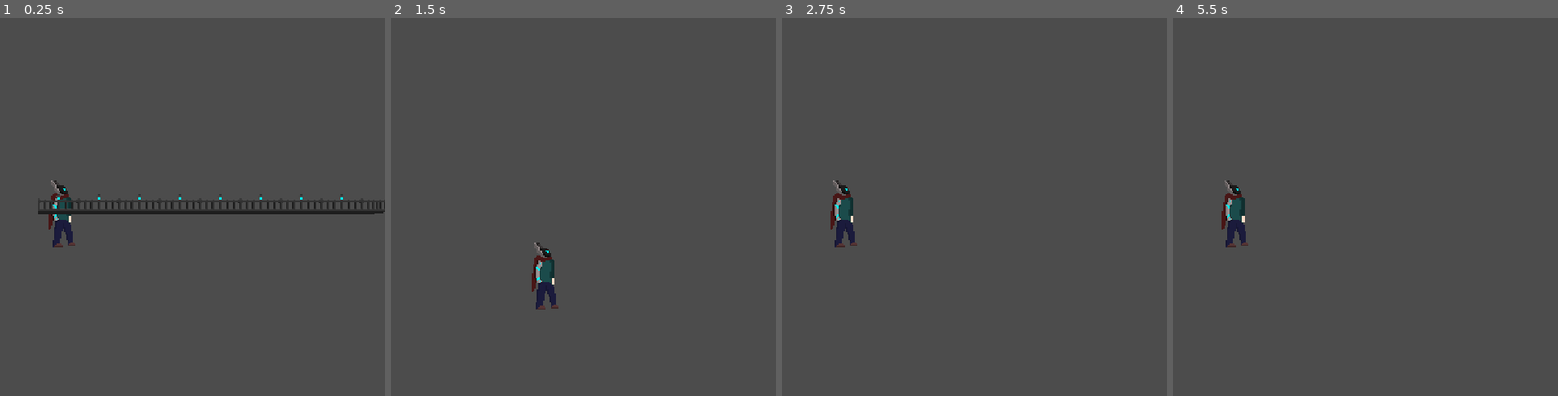
Above: before the commit, frames 1-4 (left to right).
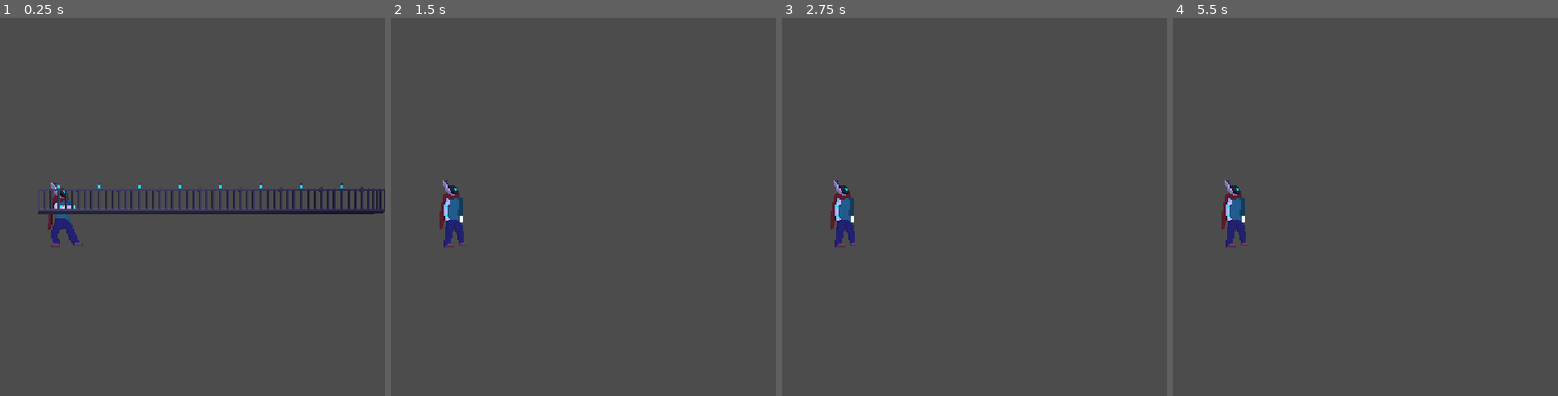
Above: after the commit, the same moments.

Repository: ectucker1/KSUJam_2020
Game: Godot game, scene res://TestStage.tscn
The game is run twice, just before and just after one commit, with the same random seed, the same clock (stepped at 60 frames per second) and the same inputs.
Inputs (mouse positions are in pixels of both pictures, inside the frame that each line leads up to):
- Up to frame 1 (0.25 s): no input
- Up to frame 2 (1.5 s): move the mouse to (595, 188) at 0.52 s; hold Right mouse button (move_recall) 0.53-1.28 s; hold D (move_right) from 0.53 s (still down); tap Space (move_jump) at 0.77 s; move the mouse to (outside the picture) at 1.27 s; click (outside the picture) at 1.35 s
- Up to frame 3 (2.75 s): tap Space (move_jump) at 1.52 s; move the mouse to (909, 123) at 2.02 s; release D (move_right) at 2.03 s; hold A (move_left) from 2.03 s (still down); hold Shift (move_warp) from 2.03 s (still down)
- Up to frame 4 (5.5 s): tap Enter at 2.75, 4.25 s; move the mouse to (1203, 282) at 2.77 s; release A (move_left) at 2.78 s; release Shift (move_warp) at 2.78 s; hold D (move_right) 2.78-4.28 s; right-click (1203, 282) at 2.85 s; tap Space (move_jump) at 3.02, 3.5, 3.77, 4.52, 5 s; move the mouse to (1427, 263) at 3.52 s; press the mouse at (1427, 263) at 3.53 s; move the mouse to (outside the picture) at 4.27 s; release the mouse at (outside the picture) at 4.28 s; hold A (move_left) 4.28-5.03 s; tap Shift (move_warp) at 4.35 s; move the mouse to (1265, 207) at 5.02 s; hold D (move_right) from 5.03 s (still down); hold Right mouse button (move_recall) from 5.03 s (still down)

The runs differ from the first frame. In frame 1, 3.0% of the frame differs, in the area x 9-100%, y 42-61%; in frame 2, 1.5%; in frame 3, 0.6%; in frame 4, 0.6%.

Commit message:
Shooting effects

Diff:
--- a/Core/Dagger.gd
+++ b/Core/Dagger.gd
@@ -23,6 +23,7 @@
 
 	# Actually move
 	move_and_slide(velocity, Vector2.UP, true, 1, PI / 8, true)
+	rotation = velocity.angle()
 
 	# Bounce and disable on hit
 	if enabled:
--- a/Core/Dagger.tscn
+++ b/Core/Dagger.tscn
@@ -1,9 +1,29 @@
-[gd_scene load_steps=3 format=2]
+[gd_scene load_steps=6 format=2]
 
 [ext_resource path="res://Core/Dagger.gd" type="Script" id=1]
+[ext_resource path="res://Assets/Entities/shootyHand.png" type="Texture" id=2]
+[ext_resource path="res://Assets/DefaultLight.png" type="Texture" id=3]
 
 [sub_resource type="RectangleShape2D" id=1]
-extents = Vector2( 7, 4 )
+extents = Vector2( 3, 2.5 )
+
+[sub_resource type="Animation" id=2]
+resource_name = "Shoot"
+length = 0.45
+loop = true
+step = 0.05
+tracks/0/type = "value"
+tracks/0/path = NodePath(".:frame")
+tracks/0/interp = 1
+tracks/0/loop_wrap = true
+tracks/0/imported = false
+tracks/0/enabled = true
+tracks/0/keys = {
+"times": PoolRealArray( 0, 0.15, 0.3 ),
+"transitions": PoolRealArray( 1, 1, 1 ),
+"update": 1,
+"values": [ 0, 1, 2 ]
+}
 
 [node name="Dagger" type="KinematicBody2D"]
 collision_layer = 2
@@ -15,3 +35,14 @@
 
 [node name="Camera" type="Camera2D" parent="."]
 zoom = Vector2( 0.5, 0.5 )
+
+[node name="Sprite" type="Sprite" parent="."]
+position = Vector2( -1, -0.5 )
+texture = ExtResource( 2 )
+hframes = 3
+
+[node name="AnimationPlayer" type="AnimationPlayer" parent="Sprite"]
+anims/Shoot = SubResource( 2 )
+
+[node name="Light2D" type="Light2D" parent="."]
+texture = ExtResource( 3 )
--- /dev/null
+++ b/Core/Lighting.tscn
@@ -0,0 +1,6 @@
+[gd_scene format=2]
+
+[node name="CanvasLayer" type="CanvasLayer"]
+
+[node name="CanvasModulate" type="CanvasModulate" parent="."]
+color = Color( 0.14902, 0.0196078, 0.435294, 1 )
--- a/Core/Player.tscn
+++ b/Core/Player.tscn
@@ -1,7 +1,55 @@
-[gd_scene load_steps=4 format=2]
+[gd_scene load_steps=7 format=2]
 
 [ext_resource path="res://Core/PlayerMovement.gd" type="Script" id=1]
 [ext_resource path="res://Assets/Entities/Sunsetseeker.png" type="Texture" id=2]
+[ext_resource path="res://Assets/DefaultLight.png" type="Texture" id=3]
+
+[sub_resource type="Animation" id=2]
+resource_name = "Idle"
+loop = true
+tracks/0/type = "value"
+tracks/0/path = NodePath("Sprite:frame")
+tracks/0/interp = 1
+tracks/0/loop_wrap = true
+tracks/0/imported = false
+tracks/0/enabled = true
+tracks/0/keys = {
+"times": PoolRealArray( 0 ),
+"transitions": PoolRealArray( 1 ),
+"update": 1,
+"values": [ 0 ]
+}
+
+[sub_resource type="Animation" id=3]
+resource_name = "Shoot"
+length = 0.55
+step = 0.05
+tracks/0/type = "value"
+tracks/0/path = NodePath("Sprite:frame")
+tracks/0/interp = 1
+tracks/0/loop_wrap = true
+tracks/0/imported = false
+tracks/0/enabled = true
+tracks/0/keys = {
+"times": PoolRealArray( 0, 0.2, 0.3 ),
+"transitions": PoolRealArray( 1, 1, 1 ),
+"update": 1,
+"values": [ 0, 1, 2 ]
+}
+tracks/1/type = "method"
+tracks/1/path = NodePath(".")
+tracks/1/interp = 1
+tracks/1/loop_wrap = true
+tracks/1/imported = false
+tracks/1/enabled = true
+tracks/1/keys = {
+"times": PoolRealArray( 0.25 ),
+"transitions": PoolRealArray( 1 ),
+"values": [ {
+"args": [  ],
+"method": "fire_hand"
+} ]
+}
 
 [sub_resource type="RectangleShape2D" id=1]
 extents = Vector2( 8, 24 )
@@ -12,11 +60,18 @@
 [node name="Sprite" type="Sprite" parent="."]
 position = Vector2( 4, 0 )
 texture = ExtResource( 2 )
+hframes = 3
+frame = 2
 __meta__ = {
 "_edit_lock_": true
 }
 
+[node name="AnimationPlayer" type="AnimationPlayer" parent="."]
+anims/Idle = SubResource( 2 )
+anims/Shoot = SubResource( 3 )
+
 [node name="Shape" type="CollisionShape2D" parent="."]
+visible = false
 position = Vector2( 0, 8 )
 shape = SubResource( 1 )
 
@@ -26,3 +81,7 @@
 __meta__ = {
 "_edit_lock_": true
 }
+
+[node name="Light2D" type="Light2D" parent="."]
+position = Vector2( 0, 4 )
+texture = ExtResource( 3 )
--- a/Core/PlayerMovement.gd
+++ b/Core/PlayerMovement.gd
@@ -72,14 +72,12 @@
 	# Throwing time
 	if throw_last_pressed < INPUT_RECALL_TIME:
 		if dagger == null:
-			dagger = dagger_scene.instance()
-			dagger.throw_direction = (get_global_mouse_position() - global_position).normalized()
-			dagger.global_position = global_position
-			get_parent().add_child(dagger)
-			dagger.get_node("Camera").current = true
+			$AnimationPlayer.play("Shoot")
+			$AnimationPlayer.queue("Idle")
 			throw_last_pressed = INF
 			jump_last_pressed = INF
 			recall_last_pressed = INF
+			input_direction = Vector2.ZERO
 
 	# Recall dagger
 	if recall_last_pressed < INPUT_RECALL_TIME:
@@ -91,6 +89,13 @@
 
 	# Actually move
 	move_and_slide(velocity, Vector2.UP, true, 4, PI / 4, true)
+
+func fire_hand():
+	dagger = dagger_scene.instance()
+	dagger.throw_direction = (get_global_mouse_position() - global_position).normalized()
+	dagger.global_position = global_position
+	get_parent().add_child(dagger)
+	dagger.get_node("Camera").current = true
 
 func _input(event):
 	# If not currently controlling the dagger
--- a/TestStage.tscn
+++ b/TestStage.tscn
@@ -9,3 +9,6 @@
 position = Vector2( 18.3379, 221.655 )
 
 [node name="demo" parent="." instance=ExtResource( 2 )]
+
+[node name="CanvasModulate" type="CanvasModulate" parent="."]
+color = Color( 0.278431, 0.258824, 0.901961, 1 )
Binary file added: Assets/DefaultLight.png
Not shown, added: Assets/DefaultLight.png.import
Binary file changed: Assets/Entities/Sunsetseeker.png
Binary file added: Assets/Entities/shootyHand.png
Not shown, added: Assets/Entities/shootyHand.png.import
Binary file changed: Assets/Tiles/balconyEdge.png
Binary file changed: Assets/Tiles/balconyMiddle.png
